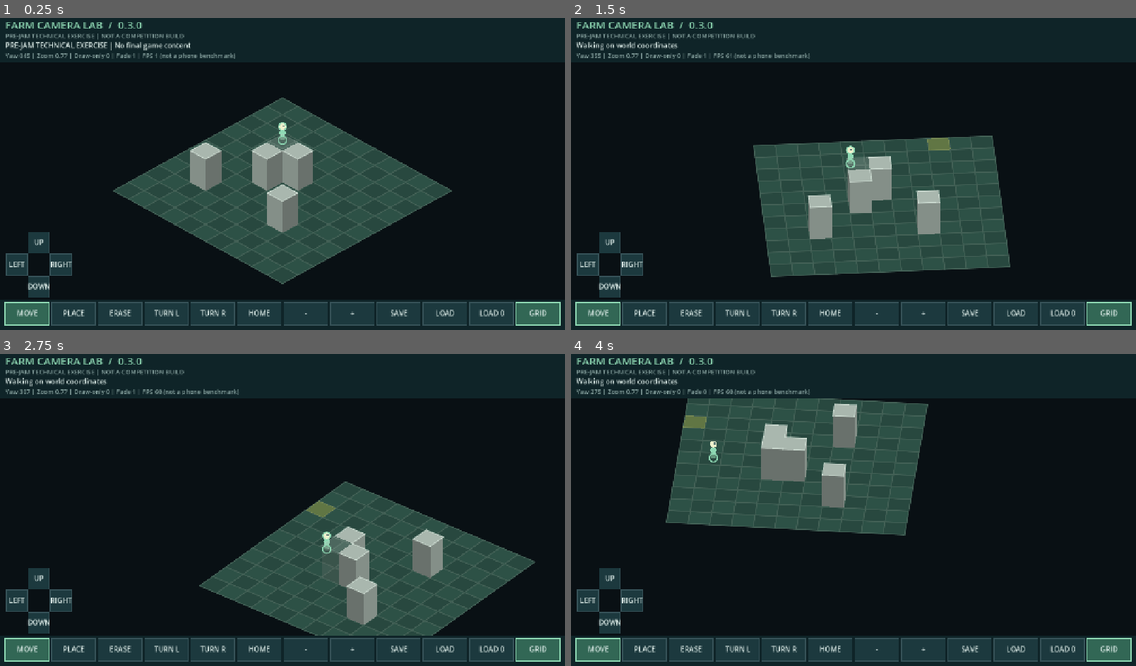
Above: before the commit, frames 1-4 (two rows, left to right).
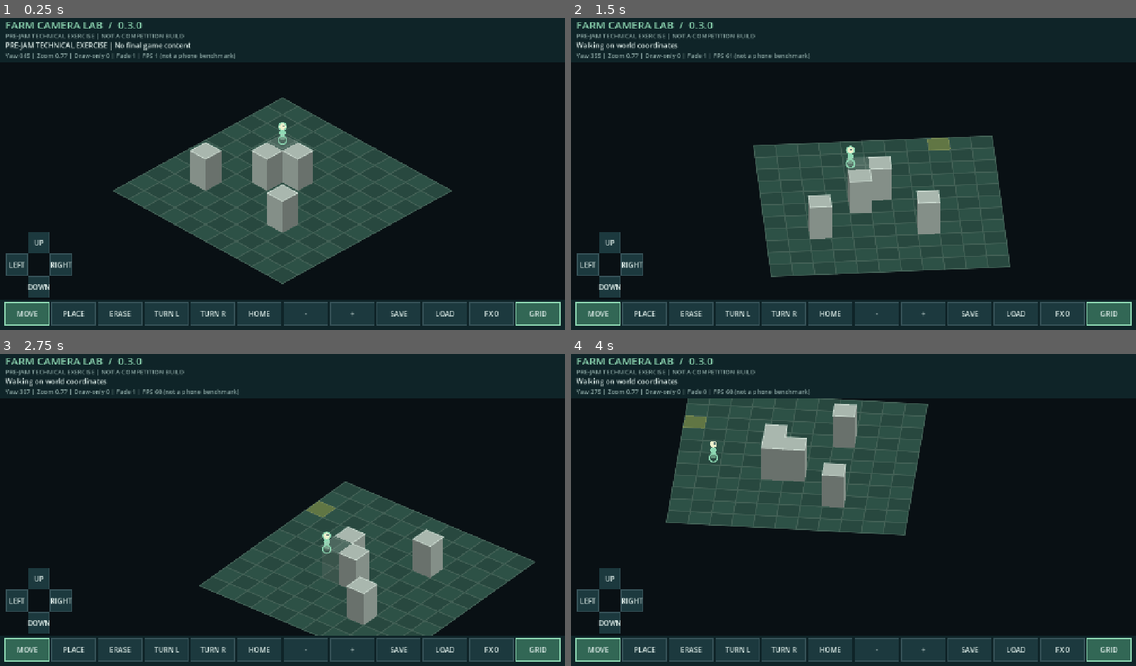
Above: after the commit, the same moments.

Repository: 1337816143/PvZ-Infinite
Game: Godot game, scene res://main.tscn
The game is run twice, just before and just after one commit, with the same random seed, the same clock (stepped at 60 frames per second) and the same inputs.
Inputs (mouse positions are in pixels of both pictures, inside the frame that each line leads up to):
- Up to frame 1 (0.25 s): no input
- Up to frame 2 (1.5 s): tap Enter at 0.5 s; move the mouse to (977, 155) at 0.52 s; hold D 0.53-1.25 s; hold Q 0.53-1.25 s; click (977, 155) at 0.67 s; drag from (740, 186) to (825, 236) at 1.27 s
- Up to frame 3 (2.75 s): tap Space at 2 s; move the mouse to (339, 438) at 2.02 s; hold D from 2.03 s (still down); hold Q from 2.03 s (still down)
- Up to frame 4 (4 s): release D at 2.75 s; release Q at 2.75 s; drag from (825, 572) to (684, 460) at 2.77 s; tap Enter at 3.5 s; move the mouse to (1023, 553) at 3.52 s; hold A from 3.53 s (still down); hold Q from 3.53 s (still down)

The runs differ from the first frame. In frame 1, 0.5% of the frame differs, in the area x 1-97%, y 70-96%; in frame 2, 0.5%; in frame 3, 0.5%; in frame 4, 0.5%.

Commit message:
perf(lab): cache text shaping and depth keys; measure uncapped wall-clock frame intervals

Diff:
--- a/android-lab/spikes/01-rotatable-25d/scripts/adaptive.gd
+++ b/android-lab/spikes/01-rotatable-25d/scripts/adaptive.gd
@@ -18,6 +18,27 @@
 var terrain_cache: Array[PackedVector2Array] = []
 var cache_key: Array = []
 var cache_rebuilds: int = 0
+var wall_frame_usec: int = 0
+var draw_phases_ms: Dictionary = {}
+var shaped_lines: Dictionary = {}
+
+func _notification(what: int) -> void:
+	if what in [NOTIFICATION_APPLICATION_PAUSED, NOTIFICATION_APPLICATION_FOCUS_OUT, NOTIFICATION_APPLICATION_RESUMED, NOTIFICATION_APPLICATION_FOCUS_IN]:
+		wall_frame_usec = 0
+
+func _shape(slot: String, text: String, size: int, width: float = -1.0) -> TextLine:
+	# One current line per stable UI slot, never a cache of every historical string.
+	if shaped_lines.has(slot):
+		var previous: Dictionary = shaped_lines[slot]
+		if previous.text == text and previous.size == size and previous.width == width:
+			return previous.line
+	if not shaped_lines.has(slot) and shaped_lines.size() >= 32:
+		shaped_lines.clear()
+	var line: TextLine = TextLine.new()
+	line.width = width
+	line.add_string(text, ThemeDB.fallback_font, size)
+	shaped_lines[slot] = {"text": text, "size": size, "width": width, "line": line}
+	return line
 
 func _safe_rect() -> Rect2:
 	var full: Rect2 = get_viewport_rect()
@@ -96,6 +117,9 @@
 			fingers[key].moved = true
 
 func _process(delta: float) -> void:
+	var now: int = Time.get_ticks_usec()
+	var wall_ms: float = float(now - wall_frame_usec) / 1000.0 if wall_frame_usec > 0 else 0.0
+	wall_frame_usec = now if application_active else 0
 	super._process(delta)
 	safe_poll += delta
 	if safe_poll >= 0.5:
@@ -106,9 +130,9 @@
 		stress_time += minf(delta, 0.05)
 		frame_total += 1
 		if frame_ms.size() < 600:
-			frame_ms.append(delta * 1000.0)
+			frame_ms.append(wall_ms)
 		else:
-			frame_ms[sample_cursor] = delta * 1000.0
+			frame_ms[sample_cursor] = wall_ms
 			sample_cursor = (sample_cursor + 1) % 600
 
 func _terrain() -> void:
@@ -132,6 +156,7 @@
 		return
 	var started: int = Time.get_ticks_usec()
 	_terrain()
+	var after_terrain: int = Time.get_ticks_usec()
 	if world.in_bounds(selected):
 		draw_colored_polygon(camera.polygon(selected), Color(0.8, 0.8, 0.3, 0.35))
 	for p: Vector2 in route:
@@ -146,10 +171,12 @@
 		# Uniform deterministic diagnostic samples, not AI agents or pathfinding load.
 		var p: Vector2 = Vector2(fposmod(i * 0.6180339 + stress_time * 0.17, 1.0) * 10.0 + 0.5, fposmod(i * 0.4142135 + sin(stress_time * 0.4 + i) * 0.03, 1.0) * 10.0 + 0.5)
 		objects.append({"p": p, "kind": 3, "id": objects.size()})
+	# Compute depth once, not repeatedly inside O(n log n) comparisons.
+	for object: Dictionary in objects:
+		object["depth"] = camera.depth(object.p)
 	objects.sort_custom(func(a: Dictionary, b: Dictionary) -> bool:
-		var da: float = camera.depth(a.p)
-		var db: float = camera.depth(b.p)
-		return a.id < b.id if da == db else da < db)
+		return a.id < b.id if a.depth == b.depth else a.depth < b.depth)
+	var after_sort: int = Time.get_ticks_usec()
 	faded_count = 0
 	for object: Dictionary in objects:
 		if object.kind == 2:
@@ -162,8 +189,11 @@
 	if faded_count > 0:
 		# Explicit x-ray location aid, not a physically visible body part.
 		draw_arc(camera.project(world.player, 0.62), maxf(4.0, 11.0 * camera.zoom), 0, TAU, 24, ACCENT, 1.5, true)
+	var after_objects: int = Time.get_ticks_usec()
 	_draw_ui()
-	visual_ms = float(Time.get_ticks_usec() - started) / 1000.0
+	var ended: int = Time.get_ticks_usec()
+	visual_ms = float(ended - started) / 1000.0
+	draw_phases_ms = {"terrain": float(after_terrain - started) / 1000.0, "prepare_sort": float(after_sort - after_terrain) / 1000.0, "objects": float(after_objects - after_sort) / 1000.0, "ui": float(ended - after_objects) / 1000.0}
 
 func _draw_block(cell: Vector2i, top: float, color: Color, connected: bool) -> void:
 	var footprint: Rect2 = Rect2(Vector2(cell), Vector2.ONE)
@@ -196,9 +226,8 @@
 			draw_line(high[i], high[(i + 1) % 4], Color(0.9, 0.96, 0.92, color.a * 0.5), 1.2, true)
 
 func _line(text: String, at: Vector2, width: float, size: int, color: Color) -> void:
-	while text.length() > 1 and ThemeDB.fallback_font.get_string_size(text, HORIZONTAL_ALIGNMENT_LEFT, -1, size).x > width:
-		text = text.left(text.length() - 2) + "~"
-	_text(text, at, size, color)
+	var line: TextLine = _shape("header:" + str(at.y), text, size, width)
+	line.draw(get_canvas_item(), at - Vector2(0, line.get_line_ascent()), color)
 
 func _draw_ui() -> void:
 	var safe: Rect2 = ui.safe
@@ -222,16 +251,16 @@
 		var text_size: int = 16
 		var text: String = button.action
 		if text == "STRESS":
-			text = "LOAD %d" % stress_count
-		var w: float = ThemeDB.fallback_font.get_string_size(text, HORIZONTAL_ALIGNMENT_LEFT, -1, text_size).x
-		_text(text, rect.position + Vector2((rect.size.x - w) * 0.5, rect.size.y * 0.5 + 5), text_size)
+			text = "FX %d" % stress_count
+		var line: TextLine = _shape("button:" + button.action, text, text_size)
+		line.draw(get_canvas_item(), rect.get_center() - line.get_size() * 0.5, INK)
 
 func metrics() -> Dictionary:
 	var samples: Array[float] = frame_ms.duplicate()
 	samples.sort()
 	var p50: float = samples[samples.size() / 2] if not samples.is_empty() else 0.0
 	var p95: float = samples[mini(samples.size() - 1, floori(samples.size() * 0.95))] if not samples.is_empty() else 0.0
-	return {"samples": samples.size(), "frame_total": …(327 unchanged characters)…
+	return {"clock": "monotonic_wall_microseconds", "text_cache_entries": shaped_lines.size(), "draw_phases_ms": draw_phases_ms.duplicate(), "samples": samples.size(), "frame_total": …(327 unchanged characters)…
 
 func _write_probe() -> void:
 	super._write_probe()
--- a/android-lab/spikes/01-rotatable-25d/tests/render_matrix.gd
+++ b/android-lab/spikes/01-rotatable-25d/tests/render_matrix.gd
@@ -63,10 +63,11 @@
 		var finish: Dictionary = app.metrics()
 		finish["elapsed_ms"] = Time.get_ticks_msec() - started
 		finish["frames_measured"] = finish.frame_total - start.frame_total
+		finish["observed_fps"] = float(finish.frames_measured) * 1000.0 / float(finish.elapsed_ms)
 		finish["memory_delta_bytes"] = finish.static_bytes - start.static_bytes
 		finish["node_delta"] = finish.nodes - start.nodes
 		report.load_stages.append(finish)
-		if finish.samples > 600 or finish.cache_entries != 121 or finish.node_delta > 2:
+		if finish.samples < 10 or finish.frames_measured < 10 or finish.samples > 600 or finish.cache_entries != 121 or finish.node_delta > 2 or finish.text_cache_entries > 32:
 			push_error("MATRIX_FAIL: bounded state grew unexpectedly")
 			quit(1)
 			return
--- a/android-lab/spikes/01-rotatable-25d/tests/test_adaptive.gd
+++ b/android-lab/spikes/01-rotatable-25d/tests/test_adaptive.gd
@@ -68,6 +68,11 @@
 	for i: int in range(1300):
 		app._process(0.016)
 	check(app.frame_ms.size() == 600, "telemetry ring buffer remains bounded")
+	for i: int in range(100):
+		app._shape("test-slot", "Frame %d" % i, 16)
+	check(app.shaped_lines.size() <= 32, "text cache bounded under changing labels")
+	check(app._shape("repeat", "Stable", 16) == app._shape("repeat", "Stable", 16), "stable text shaping reused")
+	check(app.metrics().clock == "monotonic_wall_microseconds", "frame intervals use wall clock rather than capped engine delta")
 	app.free()
 	print("LAB_ADAPTIVE_RESULT: checks=%d failures=%d" % [checks, failures])
 	quit(0 if failures == 0 else 1)
